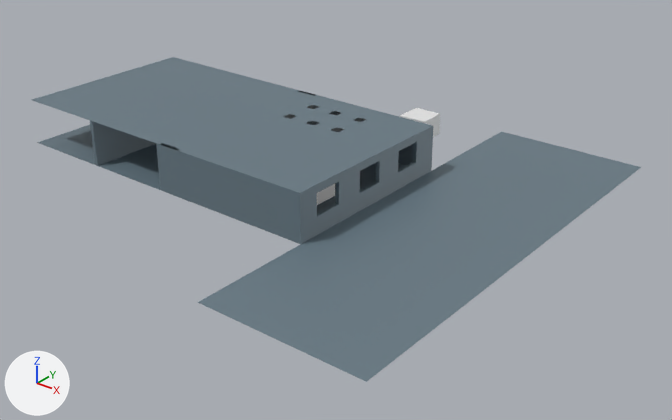
One commit to the Blender file OriginalModels/zoneTest/zone02.blend: the scene before it, then after it.
Rendered twice from a 50 mm lens placed at (36.6, -31.4, 18.5), pointed at (11.1, 0.5, -1.2). Every picture has the same lights, and +X, +Y and +Z are marked at lower left.

In view in the first picture: 'plafond', 'zone', 'zone.001'.
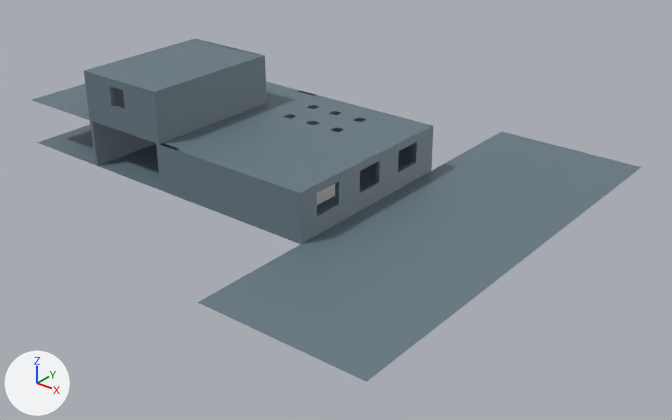
Where the change shows, as pixel boxes [x1, y1, x2, y2] in the pictures (672 x 420 px):
'zone', reshaped (9% taller)
    before: [37, 67, 641, 382]
    after: [37, 39, 641, 382]
'zone.001', deleted (blue)
    before: [32, 57, 427, 190]
'plafond', reshaped, moved
    before: [400, 108, 440, 137]
    after: [32, 39, 427, 190]
part 1 of me_plane, built on
    before: [90, 84, 266, 144]
    after: [84, 39, 283, 144]

The change, as a list of edits to the scene's bpy script:
```text
Change me_plane:
    used by ob_zone; location = (0.0, 0.0, 0.0)
    remove me_plane.from_pydata(...)  # 221 vertices, 205 faces; spans x -5.0..21.6, y -11.0..12.0, z 0.0..2.4
    add me_plane.from_pydata(...)  # 354 vertices, 357 faces; spans x -5.0..21.6, y -11.0..12.0, z 0.0..5.0
    me_plane part 1
    11 faces are deleted
    57 vertices are added at x -0.1..5.0, y -5.0..2.4, z 2.4..5.0
    23 new vertices lie (0.0, 0.0, 1.0) away from vertices in x -0.1..5.0, y -5.0..2.4, z 2.6
    23 new vertices lie (0.0, 0.0, 1.0) away from vertices in x -0.1..5.0, y -5.0..2.4, z 3.6
    23 new vertices lie (0.0, 0.0, 0.4) away from vertices in x -0.1..5.0, y -5.0..2.4, z 4.6
    11 new vertices lie (-1.2, 0.0, 0.0) away from vertices in x 4.8, y -5.0..2.2, z 2.4..5.0
    164 new faces join them
Change me_cube_008:
    used by ob_plafond; location = (11.6, 6.83, 1.45)
    remove me_cube_008.from_pydata(...)  # 8 vertices, 6 faces; spans x -0.75..0.75, y -0.75..0.75, z -0.55..0.55
    add me_cube_008.from_pydata(...)  # 74 vertices, 29 faces; spans x -5.0..13.4, y -5.0..5.0, z 2.4..4.95
    me_cube_008 part 2: the whole mesh is rebuilt
    add me_cube_008.materials.append(mat_zone_mat)  # blue #687a85
Change ob_plafond:
    ob_plafond.location: (11.6, 6.83, 1.45) -> (0.0, 0.0, 0.0)
Remove ob_zone_001:
    ob_zone_001 = bpy.data.objects.new('zone.001', me_plane_002)
    ob_zone_001.location = (0.0, 0.0, 0.0)
```
